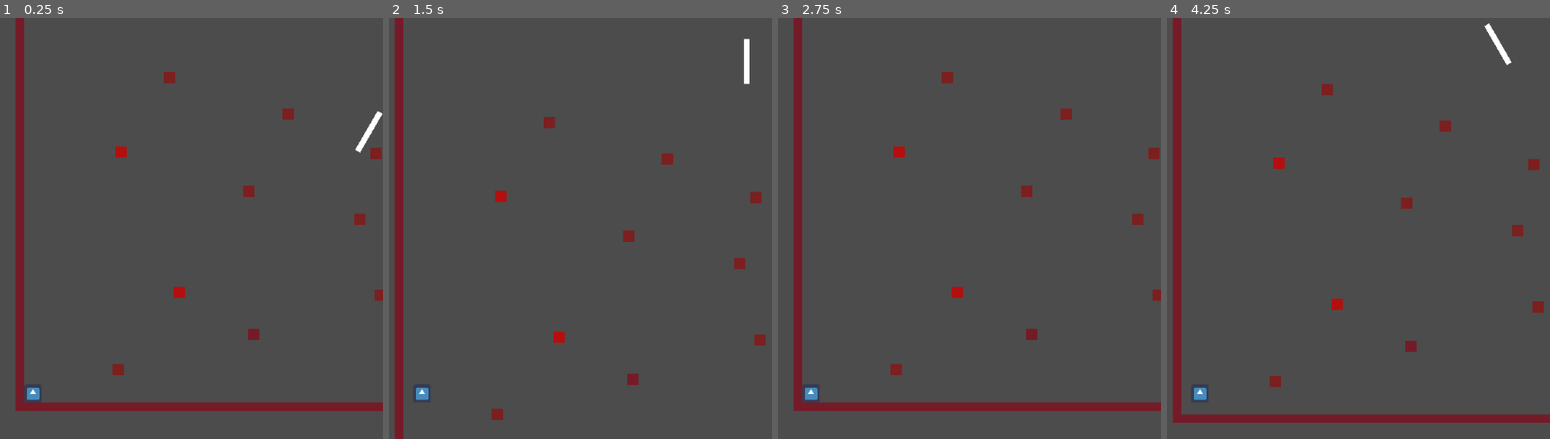
Above: before the commit, frames 1-4 (left to right).
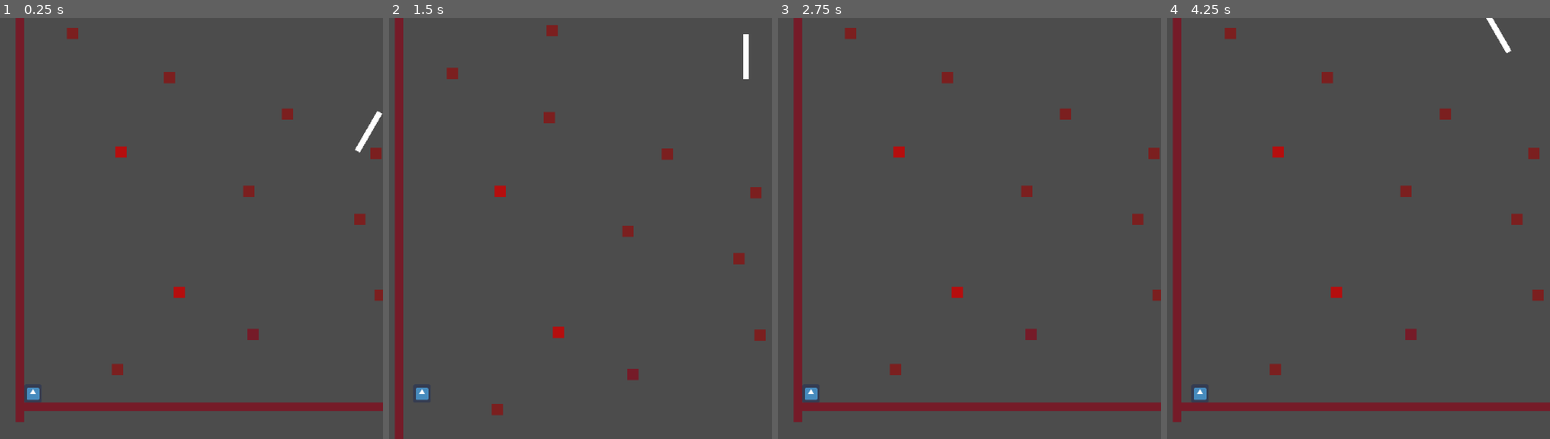
Above: after the commit, the same moments.

Repository: layolabernat/Joc-1
Game: Godot game, scene res://Joc.tscn
Same seed, same stepped clock (60 frames per second), same inputs: the game is played once before the commit and once after it. The engine's default icon, where the game draws it, is replaced by a stand-in: a white triangle on a blue panel in a dark square.
Inputs:
- Up to frame 1 (0.25 s): no input
- Up to frame 2 (1.5 s): tap W (ves_adalt) at 0.6 s; tap D (ves_dreta) at 1.35 s
- Up to frame 3 (2.75 s): tap A (ves_esquerra) at 2.1 s
- Up to frame 4 (4.25 s): tap Enter at 2.75 s; tap W (ves_adalt) at 2.85 s; tap D (ves_dreta) at 3.6 s

The runs differ from the first frame. In frame 1, 0.2% of the frame differs, in the area x 3-100%, y 2-96%; in frame 2, 1.0%; in frame 3, 0.2%; in frame 4, 5.9%, in the area x 1-100%, y 0-97%.

Commit message:
Generals

Diff:
--- a/Joc.tscn
+++ b/Joc.tscn
@@ -1,10 +1,13 @@
-[gd_scene load_steps=7 format=2]
+[gd_scene load_steps=10 format=2]
 
 [ext_resource path="res://Paret.tscn" type="PackedScene" id=1]
 [ext_resource path="res://Personatge.gd" type="Script" id=2]
 [ext_resource path="res://icon.png" type="Texture" id=3]
 [ext_resource path="res://Paret 4.tscn" type="PackedScene" id=4]
 [ext_resource path="res://Paret rotatoria.tscn" type="PackedScene" id=5]
+[ext_resource path="res://Paret rotatoria2.gd" type="Script" id=6]
+[ext_resource path="res://Paret rotatoria4.gd" type="Script" id=7]
+[ext_resource path="res://Area2D.tscn" type="PackedScene" id=8]
 
 [sub_resource type="RectangleShape2D" id=1]
 extents = Vector2( 32, 32.5 )
@@ -30,19 +33,19 @@
 position = Vector2( 819, 377 )
 
 [node name="Paret3" parent="." instance=ExtResource( 1 )]
-position = Vector2( 1986, -4365 )
-scale = Vector2( 0.75, 250 )
+position = Vector2( 1989, -1368 )
+scale = Vector2( 0.75, 100 )
 
 [node name="Paret4" parent="." instance=ExtResource( 1 )]
-position = Vector2( -13, -4350 )
-scale = Vector2( 0.75, 250 )
+position = Vector2( -12, -1311 )
+scale = Vector2( 0.75, 100 )
 
 [node name="Paret2" parent="." instance=ExtResource( 1 )]
 position = Vector2( 1002, 635 )
 scale = Vector2( 50, 0.75 )
 
 [node name="Paret 4" parent="." instance=ExtResource( 4 )]
-position = Vector2( 1608, 104 )
+position = Vector2( 1666, 105 )
 
 [node name="Paret 5" parent="." instance=ExtResource( 4 )]
 position = Vector2( 337, 503 )
@@ -65,6 +68,96 @@
 [node name="Paret 11" parent="." instance=ExtResource( 4 )]
 position = Vector2( 521, -538 )
 
+[node name="Paret 12" parent="." instance=ExtResource( 4 )]
+position = Vector2( 176, -695 )
+
+[node name="Paret 13" parent="." instance=ExtResource( 4 )]
+position = Vector2( 531, -846 )
+
+[node name="Paret 15" parent="." instance=ExtResource( 4 )]
+position = Vector2( 418, -999 )
+
+[node name="Paret 16" parent="." instance=ExtResource( 4 )]
+position = Vector2( 138, -1101 )
+
+[node name="Paret 17" parent="." instance=ExtResource( 4 )]
+position = Vector2( 569, -1212 )
+
+[node name="Paret 18" parent="." instance=ExtResource( 4 )]
+position = Vector2( 967, -1289 )
+
+[node name="Paret 19" parent="." instance=ExtResource( 4 )]
+position = Vector2( 1527, -1309 )
+
+[node name="Paret 20" parent="." instance=ExtResource( 4 )]
+position = Vector2( 1971, -1453 )
+
+[node name="Paret 21" parent="." instance=ExtResource( 4 )]
+position = Vector2( 1540, -1540 )
+
+[node name="Paret 22" parent="." instance=ExtResource( 4 )]
+position = Vector2( 1042, -1626 )
+
+[node name="Paret 23" parent="." instance=ExtResource( 4 )]
+position = Vector2( 598, -1717 )
+
+[node name="Paret 24" parent="." instance=ExtResource( 4 )]
+position = Vector2( 173, -1799 )
+
+[node name="Paret 25" parent="." instance=ExtResource( 4 )]
+position = Vector2( 636, -1911 )
+
+[node name="Paret 26" parent="." instance=ExtResource( 4 )]
+position = Vector2( 1064, -1975 )
+
+[node name="Paret 27" parent="." instance=ExtResource( 4 )]
+position = Vector2( 1537, -2030 )
+
+[node name="Paret 28" parent="." instance=ExtResource( 4 )]
+position = Vector2( 1954, -2159 )
+
+[node name="Paret 29" parent="." instance=ExtResource( 4 )]
+position = Vector2( 1539, -2248 )
+
+[node name="Paret 30" parent="." instance=ExtResource( 4 )]
+position = Vector2( 1102, -2261 )
+
+[node name="Paret 31" parent="." instance=ExtResource( 4 )]
+position = Vector2( 710, -2301 )
+
+[node name="Paret 32" parent="." instance=ExtResource( 4 )]
+position = Vector2( 236, -2383 )
+
+[node name="Paret 33" parent="." instance=ExtResource( 4 )]
+position = Vector2( 42, -2518 )
+
+[node name="Paret 34" parent="." instance=ExtResource( 4 )]
+position = Vector2( 431, -2593 )
+
+[node name="Paret 35" parent="." instance=ExtResource( 4 )]
+position = Vector2( 868, -2651 )
+
+[node name="Paret 36" parent="." instance=ExtResource( 4 )]
+position = Vector2( 1302, -2668 )
+
+[node name="Paret 37" parent="." instance=ExtResource( 4 )]
+position = Vector2( 1721, -2687 )
+
+[node name="Paret 38" parent="." instance=ExtResource( 4 )]
+position = Vector2( 1899, -2835 )
+
+[node name="Paret 39" parent="." instance=ExtResource( 4 )]
+position = Vector2( 1551, -2933 )
+
+[node name="Paret 40" parent="." instance=ExtResource( 4 )]
+position = Vector2( 1120, -3072 )
+
+[node name="Paret 41" parent="." instance=ExtResource( 4 )]
+position = Vector2( 736, -3148 )
+
+[node name="Paret 42" parent="." instance=ExtResource( 4 )]
+position = Vector2( 370, -3233 )
+
 [node name="Paret falsa" type="ColorRect" parent="."]
 margin_left = 328.0
 margin_top = -294.0
@@ -79,5 +172,27 @@
 margin_bottom = 247.0
 color = Color( 0.713726, 0.0588235, 0.0588235, 1 )
 
+[node name="Paret falsa3" type="ColorRect" parent="."]
+margin_left = 1258.0
+margin_top = -1582.0
+margin_right = 1298.0
+margin_bottom = -1542.0
+color = Color( 0.713726, 0.0588235, 0.0588235, 1 )
+
 [node name="Paret rotatoria" parent="." instance=ExtResource( 5 )]
 position = Vector2( 1281, -551 )
+
+[node name="Paret rotatoria2" parent="." instance=ExtResource( 5 )]
+position = Vector2( 791, -1297 )
+script = ExtResource( 6 )
+
+[node name="Paret rotatoria3" parent="." instance=ExtResource( 5 )]
+position = Vector2( 1244, -2490 )
+rotation = 6.28319
+script = ExtResource( 6 )
+
+[node name="Paret rotatoria4" parent="." instance=ExtResource( 5 )]
+position = Vector2( 180, -2870 )
+script = ExtResource( 7 )
+
+[node name="Area2D" parent="." instance=ExtResource( 8 )]
--- a/Personatge.gd
+++ b/Personatge.gd
@@ -2,8 +2,8 @@
 
 var velocitat := 500
 var moviment := Vector2.ZERO
-var gravetat := Vector2.DOWN * 600
-var salt := Vector2.UP * 450
+var gravetat := Vector2.DOWN * 700
+var salt := Vector2.UP * 475
 # Declare member variables here. Examples:
 # var a = 2
 # var b = "text"
